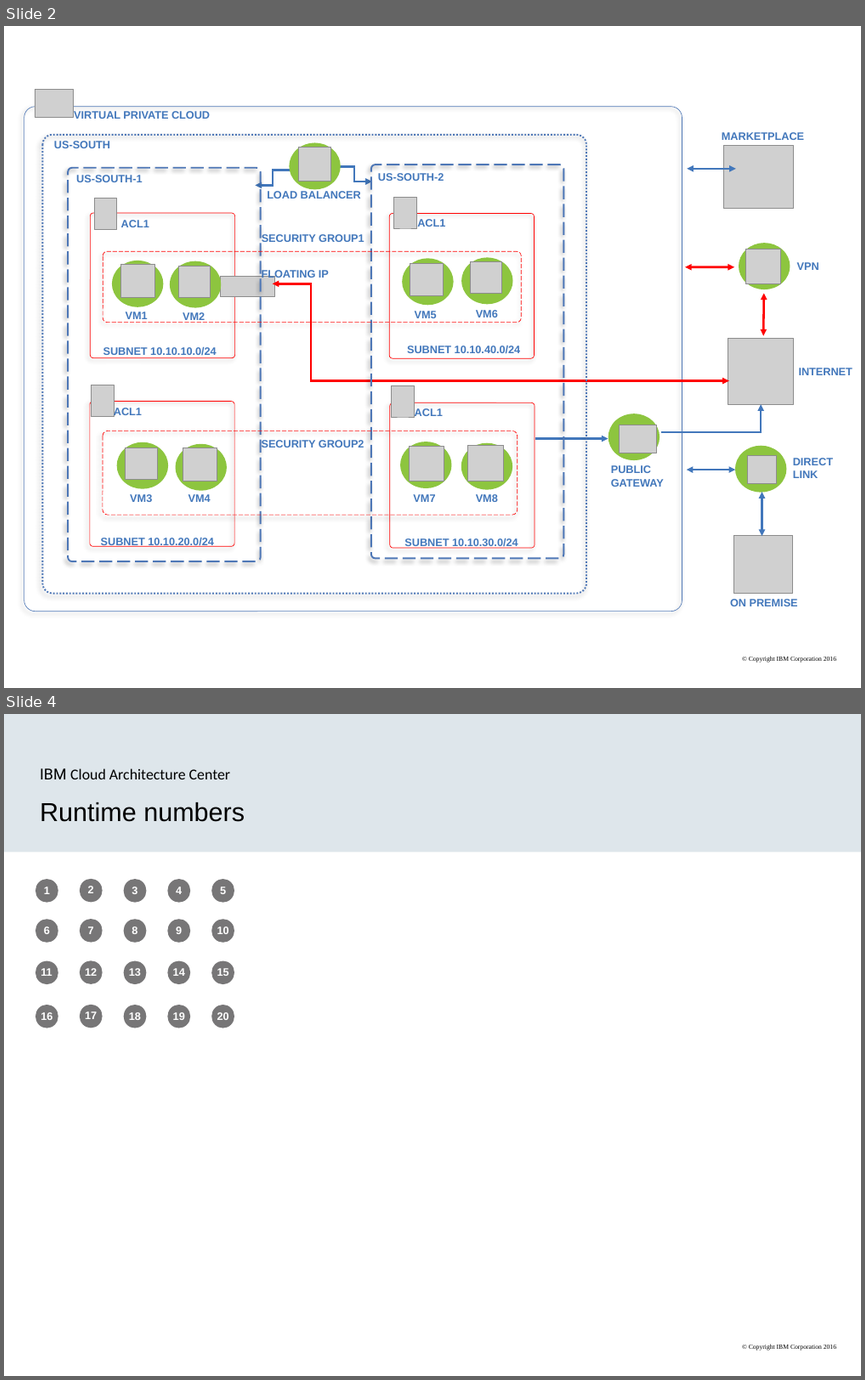
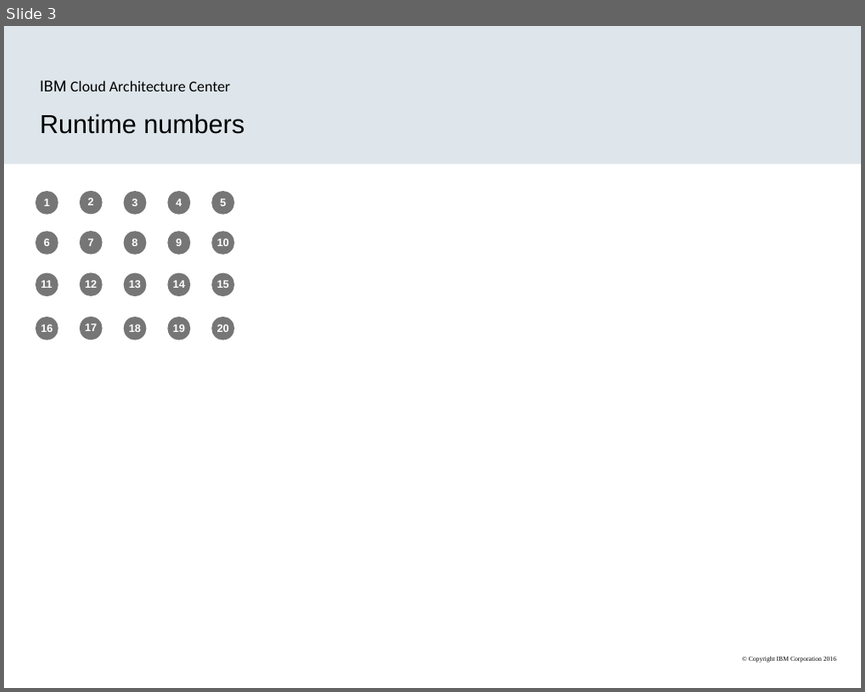
Before and after one commit to ibm-cloud-architecture/ibm-cloud-stencils, a slide deck: powerpoint/templates/VirtualPrivateCloudEditablePPT.pptx. Shown one above the other, each under a label of ours: slides 2 and 4 before the commit, slide 3 after it; the slides between them are not shown. The pictures are 865x1380 and 865x692 pixels, drawn with LibreOffice and Linux fonts; fonts in the diff are those of the drawing; grey boxes stand for pictures. Boxes give left, top, right and bottom in pixels: in the first picture for what was removed or moved away, otherwise in the second. Text is boxed around its words. In the diff, an @@ line names an element or a change of style, - is before the commit and + after.

```diff
--- a/powerpoint/templates/VirtualPrivateCloudEditablePPT.pptx
+++ b/powerpoint/templates/VirtualPrivateCloudEditablePPT.pptx
@@ slide 2 removed at (x1=4, y1=26, x2=861, y2=688), background #FFFFFF; not listed: 1 template element that a slide beside it also shows @@
@@ rounded rectangle removed at (x1=24, y1=106, x2=681, y2=611) @@
@@ rounded rectangle removed at (x1=42, y1=135, x2=586, y2=594) @@
@@ rounded rectangle removed at (x1=68, y1=168, x2=260, y2=562) @@
@@ rounded rectangle removed at (x1=371, y1=165, x2=563, y2=559) @@
@@ rounded rectangle removed at (x1=91, y1=213, x2=235, y2=358) @@
@@ rounded rectangle removed at (x1=390, y1=214, x2=534, y2=358) @@
@@ rounded rectangle removed at (x1=103, y1=251, x2=521, y2=322) @@
@@ rounded rectangle removed at (x1=90, y1=402, x2=234, y2=546) @@
@@ rounded rectangle removed at (x1=390, y1=403, x2=534, y2=548) @@
@@ rounded rectangle removed at (x1=103, y1=431, x2=517, y2=515) @@
@@ group removed at (x1=35, y1=89, x2=852, y2=607): 30 texts, 21 pictures, 12 freeform shapes, 5 double arrows, 3 elbow arrows, 1 elbow double arrow, 1 arrow @@
-VIRTUAL PRIVATE CLOUD
-US-SOUTH
-US-SOUTH-2
-US-SOUTH-1
-LOAD BALANCER
-SECURITY GROUP1
-SECURITY GROUP2
-ACL1
-ACL1
-ACL1
-ACL1
-PUBLIC
-GATEWAY
-VPN
-VM8
-VM7
-VM6
-VM5
-VM4
-VM3
-VM2
-VM1
-SUBNET 10.10.30.0/24
-SUBNET 10.10.40.0/24
-SUBNET 10.10.20.0/24
-SUBNET 10.10.10.0/24
-FLOATING IP
-MARKETPLACE
-ON PREMISE
-INTERNET
-DIRECT
-LINK
@@ what was slide 4 is now slide 3 @@
```
Also in this commit, not shown: 2 slides changed.
